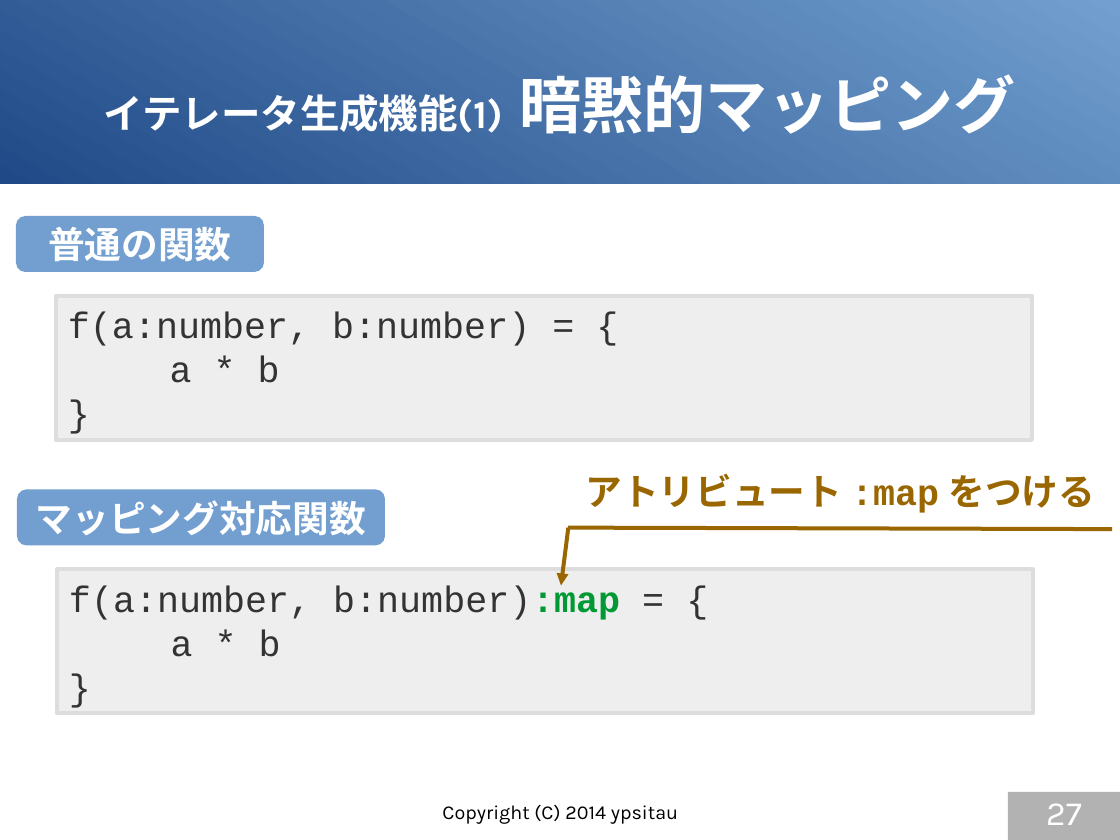
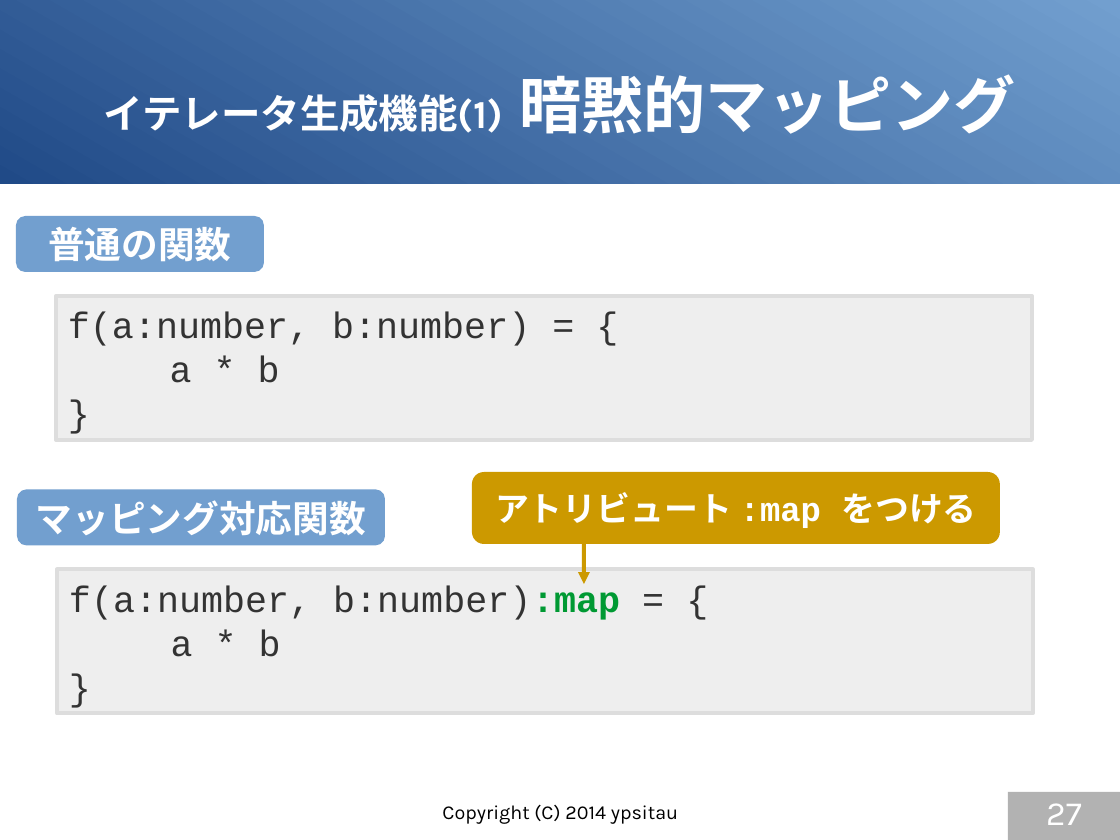
Before and after one commit to gura-lang/gura-doc, a slide deck: slide 27 of presentation/gura-introduction.odp. Drawn at 1120x840 pixels with LibreOffice and Linux fonts; fonts in the diff are those of the drawing. Boxes give left, top, right and bottom in pixels: in the first picture for what was removed or moved away, otherwise in the second. Text is boxed around its words. In the diff, an @@ line names an element or a change of style, - is before the commit and + after.

```diff
--- a/presentation/gura-introduction.odp
+++ b/presentation/gura-introduction.odp
@@ rounded rectangle "アトリビュート :map をつける": place and size @@
-rounded rectangle "アトリビュート :map をつける" at bbox=[585, 474, 1095, 513]
+rounded rectangle "アトリビュート :map をつける" at bbox=[473, 473, 1001, 545]
@@ rounded rectangle "アトリビュート :map をつける" at bbox=[473, 473, 1001, 545]: size 26 to 24 pt, text colour #996600 to #FFFFFF; font Karla to Courier New in "アトリビュート をつける"; alignment left to centre; vertical alignment top to middle; fill none to #CC9900 @@
@@ line removed from (568, 527) to (1113, 530) @@
@@ arrow moved from (561, 585) - (568, 527) to (584, 584) - (584, 544) @@
@@ arrow (584, 584) - (584, 544): stroke #996600 2.83 pt to #CC9900 2.83 pt @@
```
Also in this commit, not shown: 13 other slides changed.
